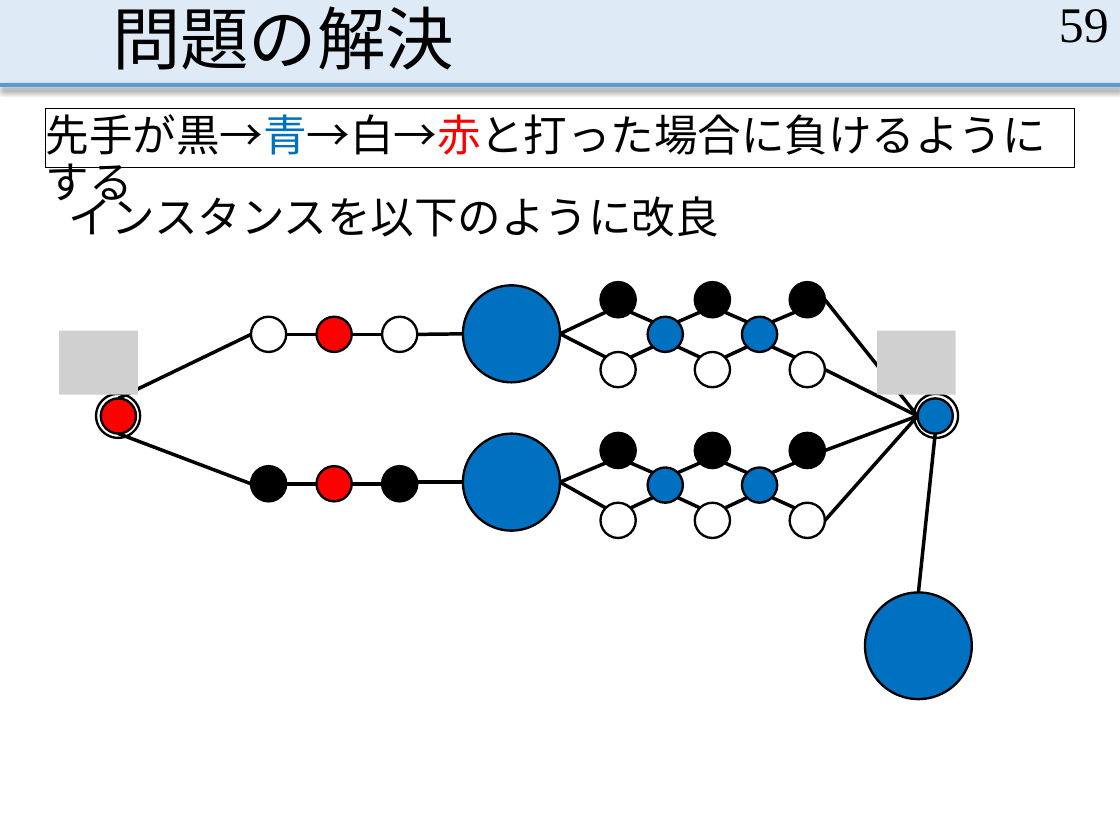
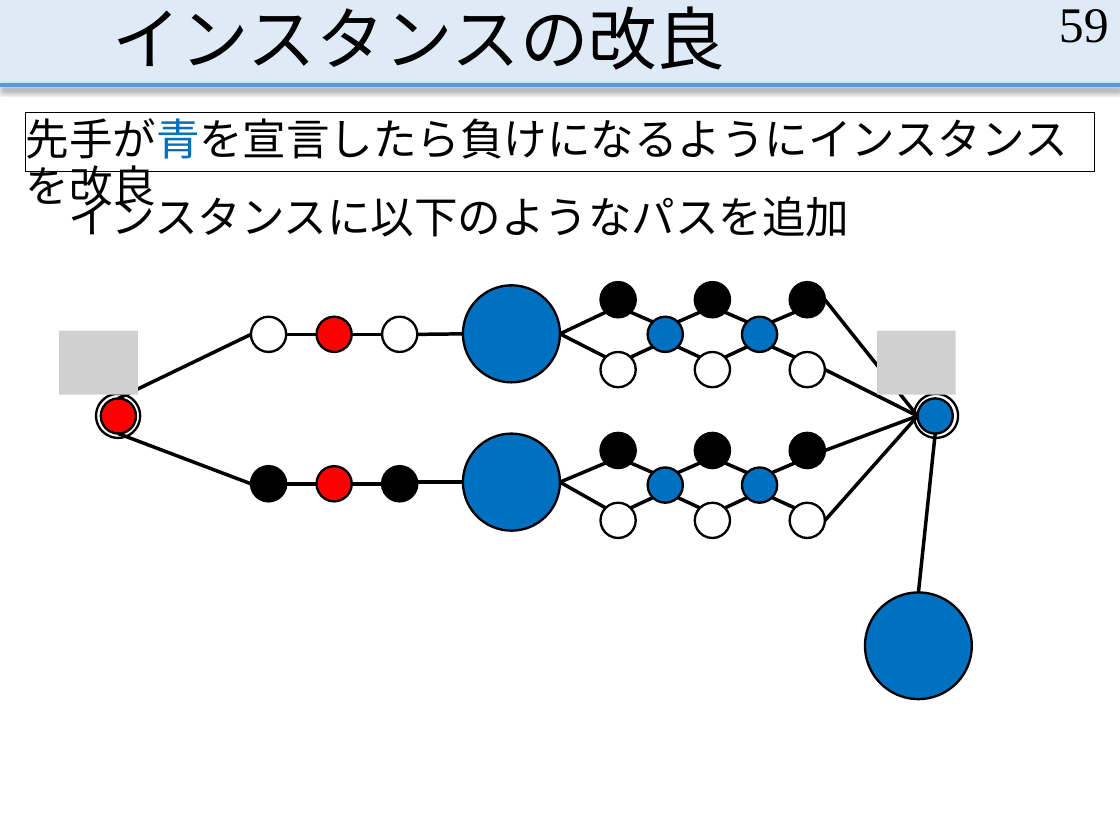
Before and after one commit to MasayaOda/SR, a slide deck: slide 59 of 191120oda.pptx. Drawn at 1120x840 pixels with LibreOffice and Linux fonts; fonts in the diff are those of the drawing; grey boxes stand for pictures. Boxes give left, top, right and bottom in pixels: in the first picture for what was removed or moved away, otherwise in the second. Text is boxed around its words. In the diff, an @@ line names an element or a change of style, - is before the commit and + after.

Commit message:
家で発表練習しよう

```diff
--- a/191120oda.pptx
+++ b/191120oda.pptx
@@ title at (112, 6, 725, 70): text changed @@
-問題の解決
+インスタンスの改良
@@ text in rectangle at (26, 112, 1068, 213): text changed @@
-先手が黒→青→白→赤と打った場合に負けるようにする
+先手が青を宣言したら負けになるようにインスタンスを改良
@@ rectangle "先手が青を宣言したら負けになるようにインスタンスを改良": place and size @@
-rectangle "先手が青を宣言したら負けになるようにインスタンスを改良" at (46, 109, 1075, 168)
+rectangle "先手が青を宣言したら負けになるようにインスタンスを改良" at (26, 112, 1094, 171)
@@ text in rectangle at (68, 189, 849, 237): text changed @@
-インスタンスを以下のように改良
+インスタンスに以下のようなパスを追加
```
Also in this commit, not shown: 57 other slides changed, 6 slides added, 3 slides removed, 2 other files.
